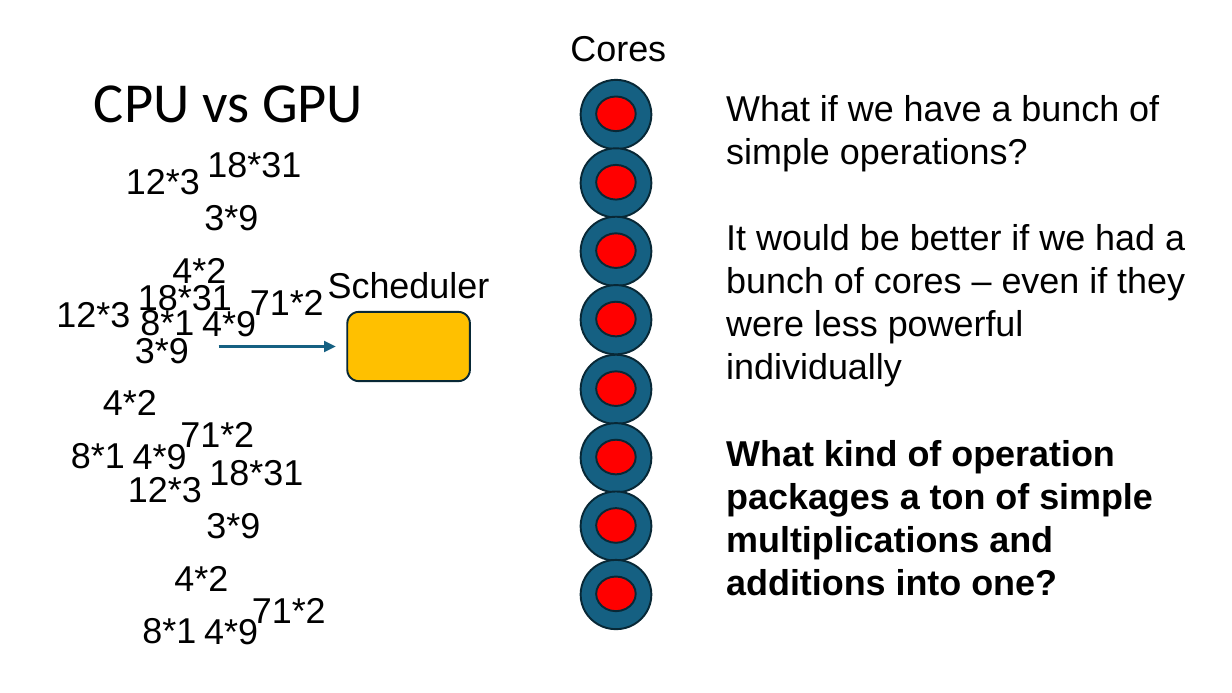
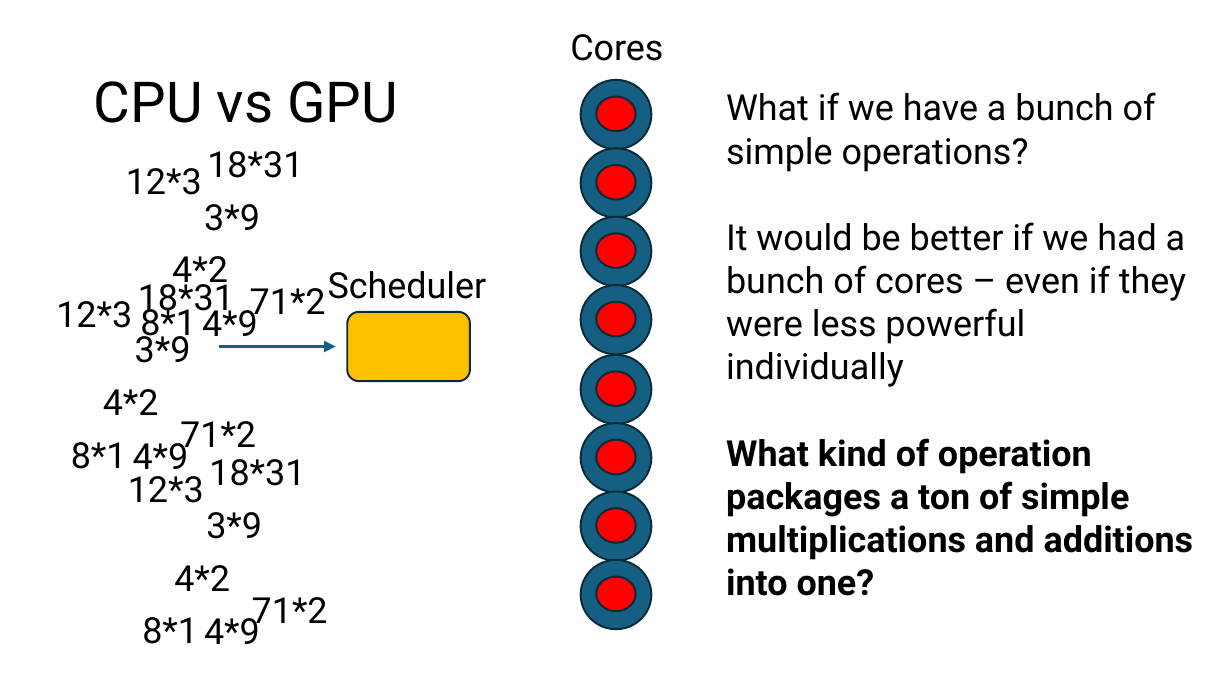
Before and after one commit to slostett/Intro_to_AI_in_Medicine_Course_Materials, a slide deck: slide 9 of Lecture Slides/Lec 10.pptx (slide 10 before the commit). Drawn at 1232x693 pixels with LibreOffice and Linux fonts; fonts in the diff are those of the drawing. Boxes give left, top, right and bottom in pixels: in the first picture for what was removed or moved away, otherwise in the second. Text is boxed around its words. In the diff, an @@ line names an element or a change of style, - is before the commit and + after.

```diff
--- a/Lecture Slides/Lec 10.pptx
+++ b/Lecture Slides/Lec 10.pptx
@@ title "CPU vs GPU" at bbox=[94, 81, 398, 123]: font Calibri to Roboto @@
@@ font Arial to Roboto in 24 elements at bbox=[135, 329, 191, 363], bbox=[570, 34, 663, 61], bbox=[328, 271, 487, 299], bbox=[726, 92, 1194, 560], bbox=[103, 389, 159, 415], bbox=[71, 442, 127, 469], bbox=[180, 421, 256, 456], bbox=[56, 301, 132, 328], bbox=[138, 276, 234, 318], bbox=[133, 438, 189, 478], bbox=[206, 512, 262, 539], bbox=[174, 565, 230, 591], bbox=[142, 617, 198, 644], bbox=[252, 597, 328, 631], bbox=[128, 476, 204, 503], bbox=[209, 459, 305, 486], bbox=[204, 615, 260, 644], bbox=[204, 204, 260, 231], bbox=[172, 256, 228, 291], bbox=[140, 302, 196, 344], bbox=[250, 288, 326, 323], bbox=[126, 168, 202, 195], bbox=[207, 151, 303, 178], bbox=[202, 303, 258, 336] @@
```
Also in this commit, not shown: 34 other slides changed, 1 slide removed, 13 other files.
